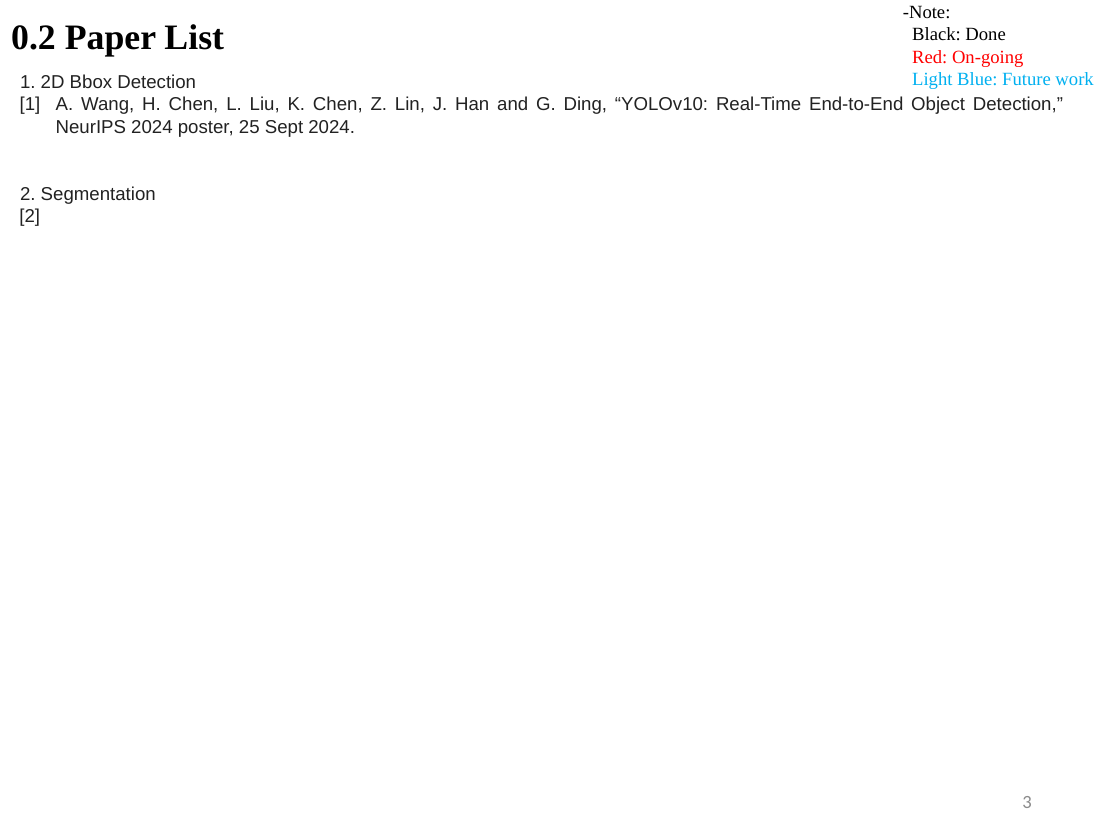
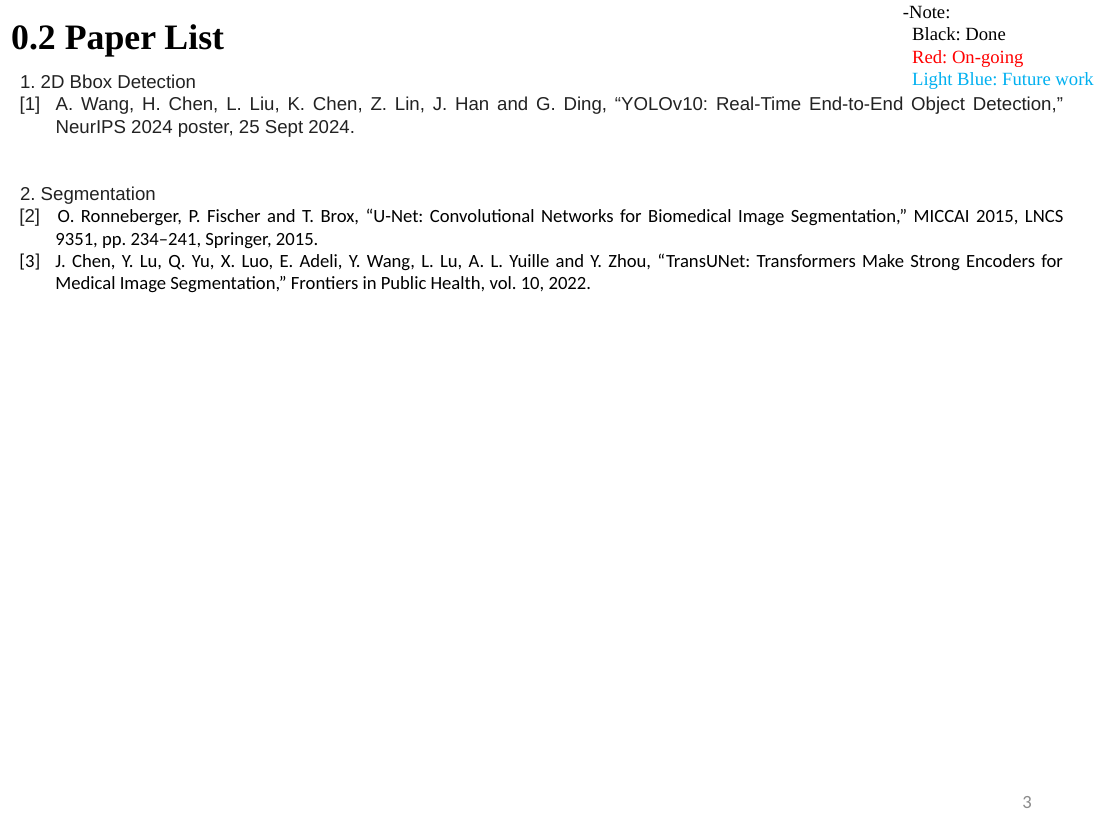
Before and after one commit to W3iii/MS1, a slide deck: slide 3 of ME_PPT/MS1/Rdmap_PpList_Histo_Ms2027_GpBme_許書維_20250821_V1B1.pptx. Drawn at 1120x840 pixels with LibreOffice and Linux fonts; fonts in the diff are those of the drawing. Boxes give left, top, right and bottom in pixels: in the first picture for what was removed or moved away, otherwise in the second. Text is boxed around its words. In the diff, an @@ line names an element or a change of style, - is before the commit and + after.

Commit message:
modify

```diff
--- a/ME_PPT/MS1/Rdmap_PpList_Histo_Ms2027_GpBme_許書維_20250821_V1B1.pptx
+++ b/ME_PPT/MS1/Rdmap_PpList_Histo_Ms2027_GpBme_許書維_20250821_V1B1.pptx
@@ text at <box>19,208,1063,293</box>: text changed; font Arial to Calibri; text colour #222222 to #000000 @@
-  [2]
+  [2] O. Ronneberger, P. Fischer and T. Brox, “U-Net: Convolutional Networks for Biomedical Image Segmentation,” MICCAI 2015, LNCS 9351, pp. 234–241, Springer, 2015.
+  [3] J. Chen, Y. Lu, Q. Yu, X. Luo, E. Adeli, Y. Wang, L. Lu, A. L. Yuille and Y. Zhou, “TransUNet: Transformers Make Strong Encoders for Medical Image Segmentation,” Frontiers in Public Health, vol. 10, 2022.
```
Also in this commit, not shown: 1 other slide changed.
